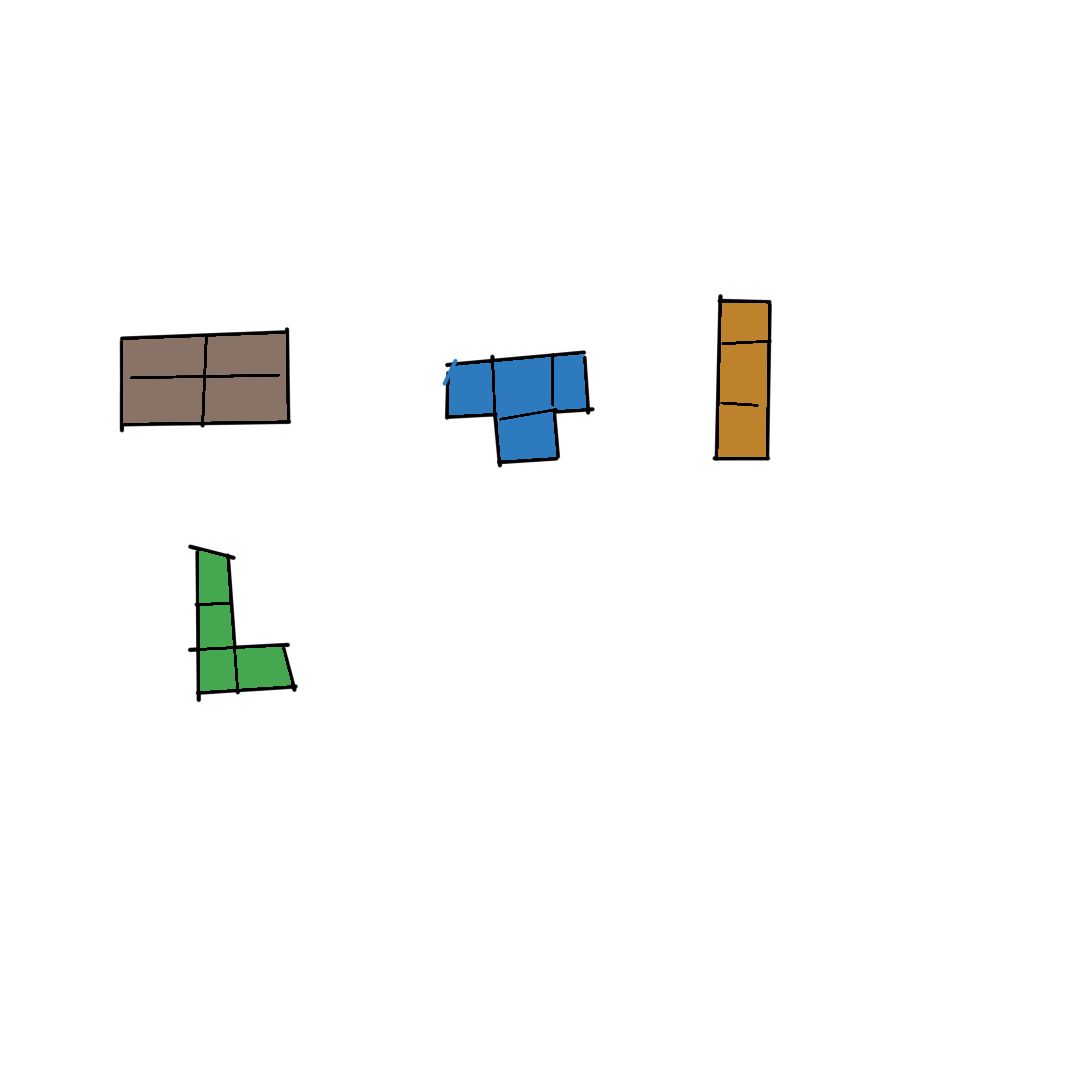
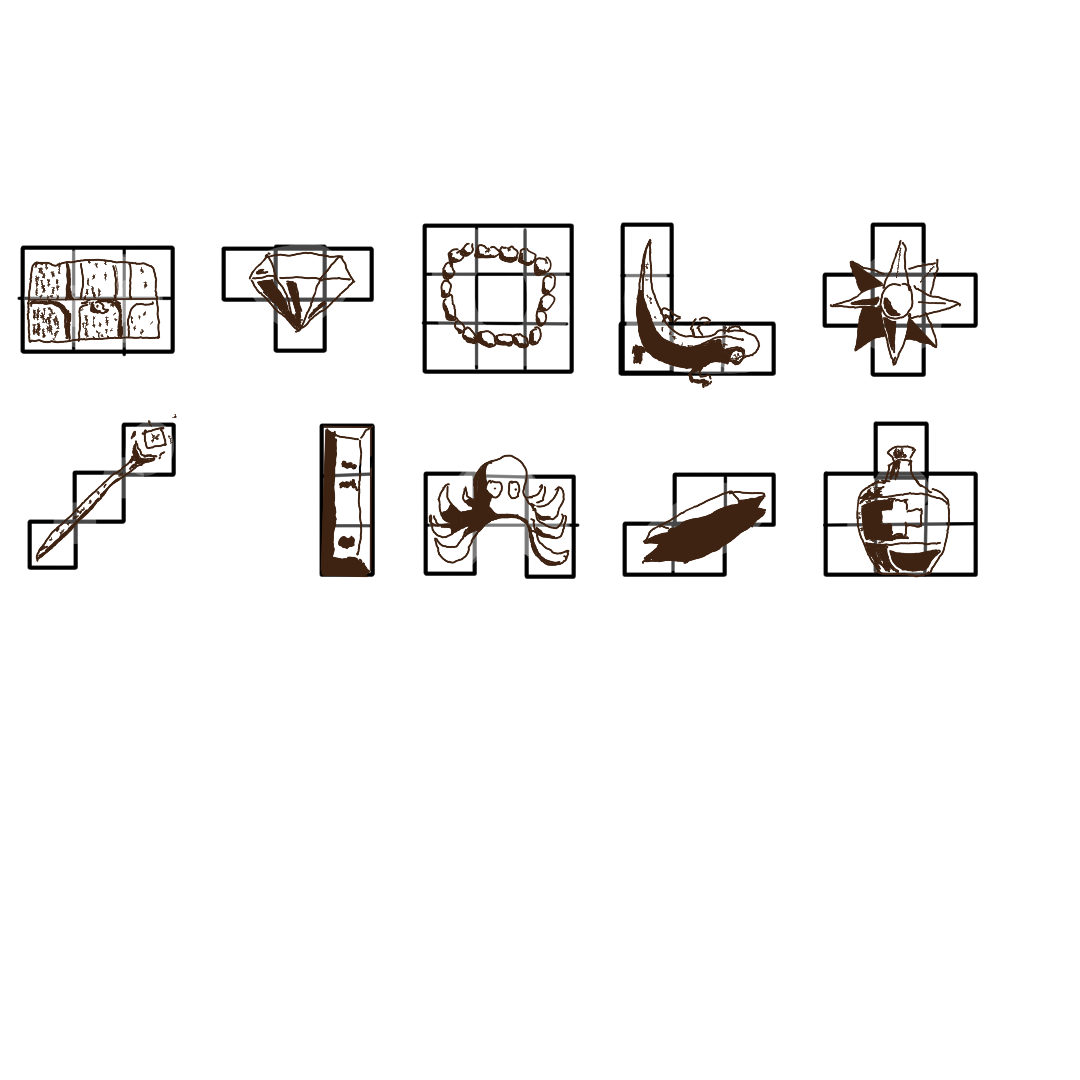
Two versions of the same layered image (1080 × 1080). Layer-by-layer changes:
removed layer "Paint Layer 6" over (64, 256, 768, 703)
removed layer "Paint Layer 5" over (64, 256, 832, 703)
added group "Line Art" with 3 layers above "Paint Layer 2" over (17, 222, 978, 703)
showed "Paint Layer 1", moved it into group "Line Art", painted on it over (17, 222, 978, 703)
added layer "Base LineArt" in group "Line Art" over (17, 222, 978, 703)
added layer "Grid" above "Grid_OG" over (17, 222, 978, 640)
